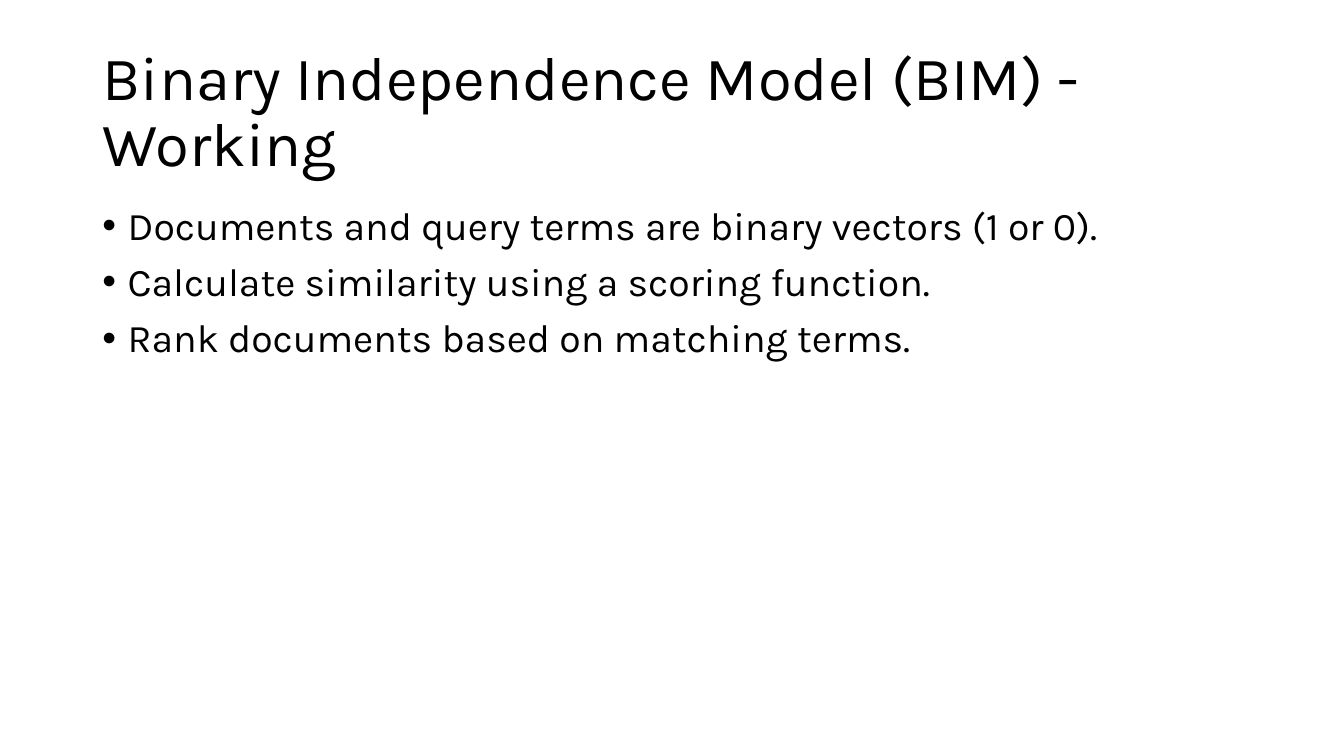
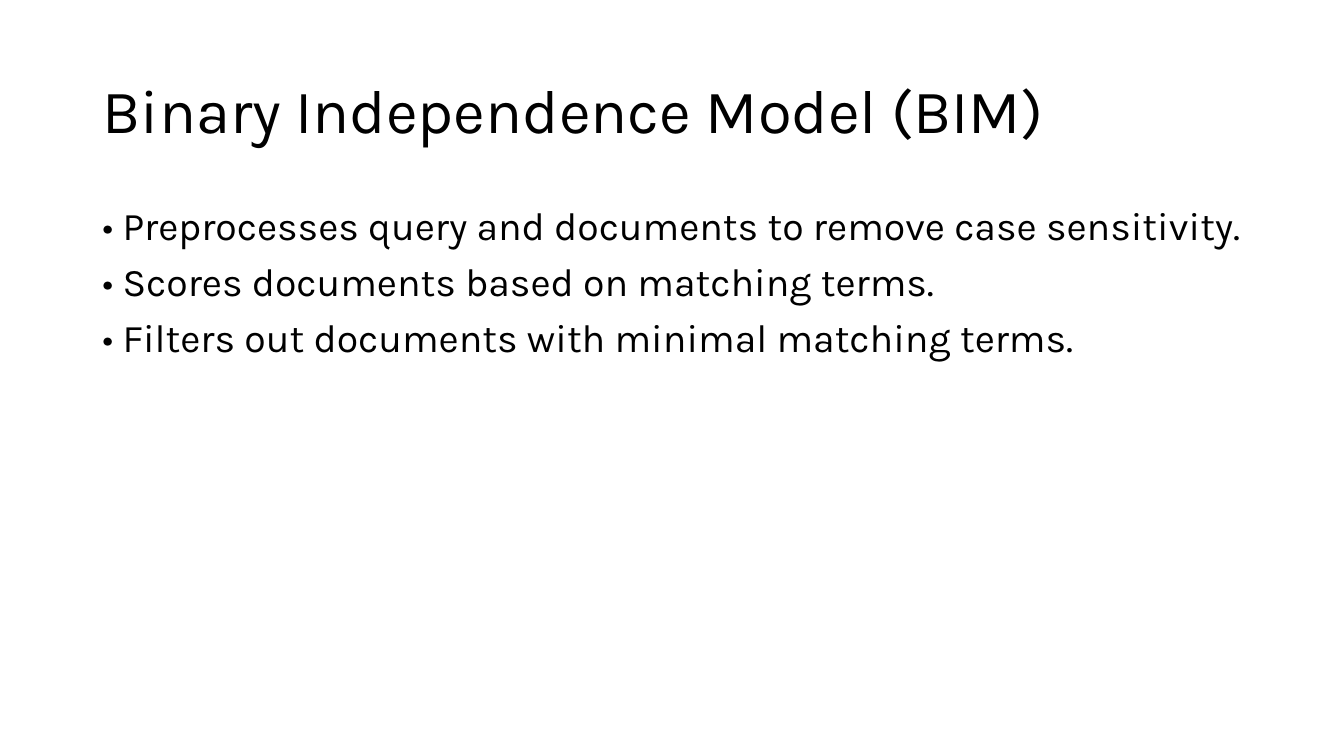
Before and after one commit to AbdulMateenzwl/Information-Retrieval, a slide deck: slide 5 of Assignment 3/Report.pptx (slide 7 before the commit). Drawn at 1344x756 pixels with LibreOffice and Linux fonts; fonts in the diff are those of the drawing. Boxes give left, top, right and bottom in pixels: in the first picture for what was removed or moved away, otherwise in the second. Text is boxed around its words. In the diff, an @@ line names an element or a change of style, - is before the commit and + after.

```diff
--- a/Assignment 3/Report.pptx
+++ b/Assignment 3/Report.pptx
@@ title at (x1=102, y1=88, x2=1043, y2=148): text changed @@
-Binary Independence Model (BIM) - Working
+Binary Independence Model (BIM)
@@ text at (x1=123, y1=213, x2=1240, y2=362): text changed @@
-• Documents and query terms are binary vectors (1 or 0).
-• Calculate similarity using a scoring function.
-• Rank documents based on matching terms.
+• Preprocesses query and documents to remove case sensitivity.
+• Scores documents based on matching terms.
+• Filters out documents with minimal matching terms.
```
Also in this commit, not shown: 10 other slides changed, 2 slides added, 4 slides removed, 33 other files.
